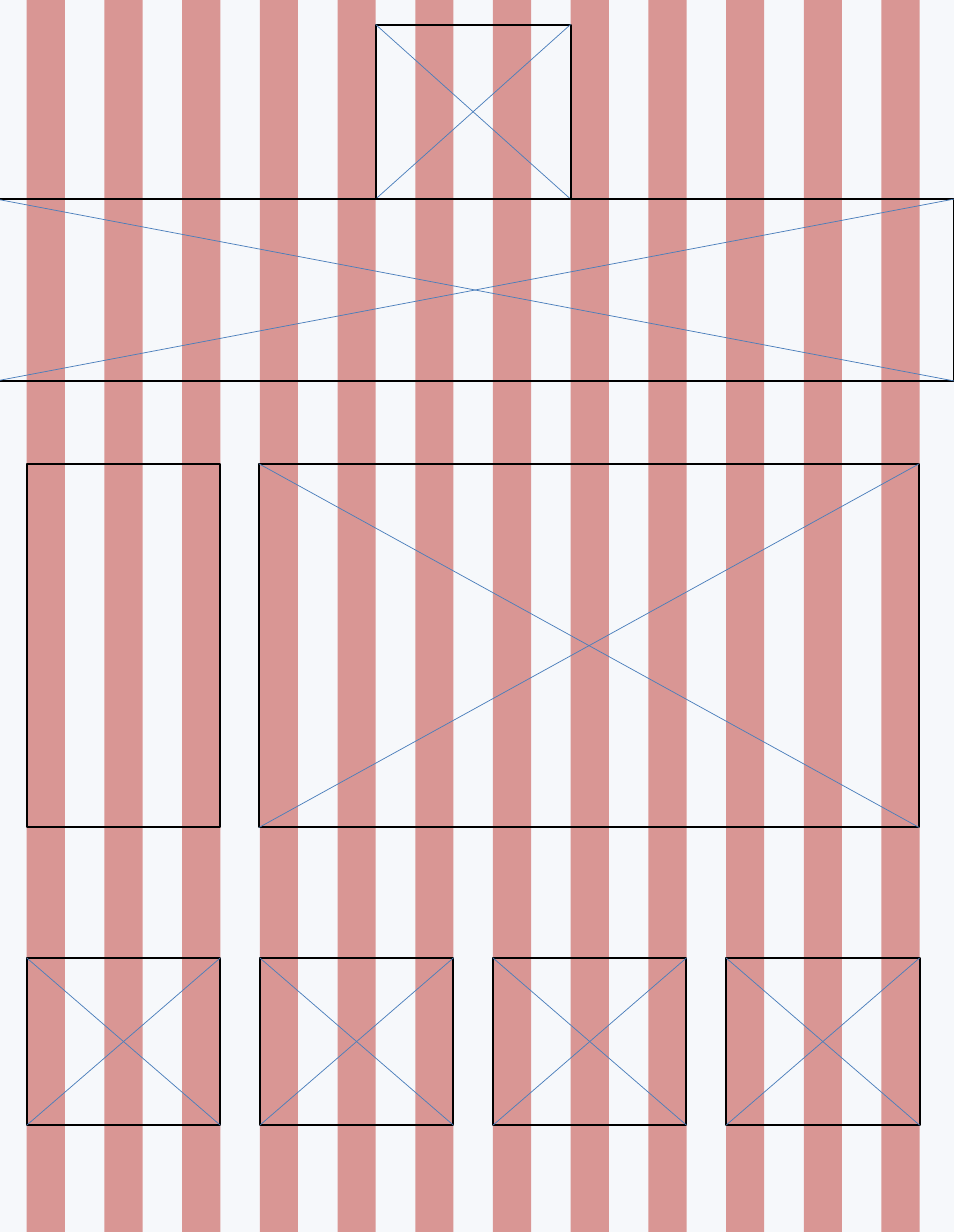
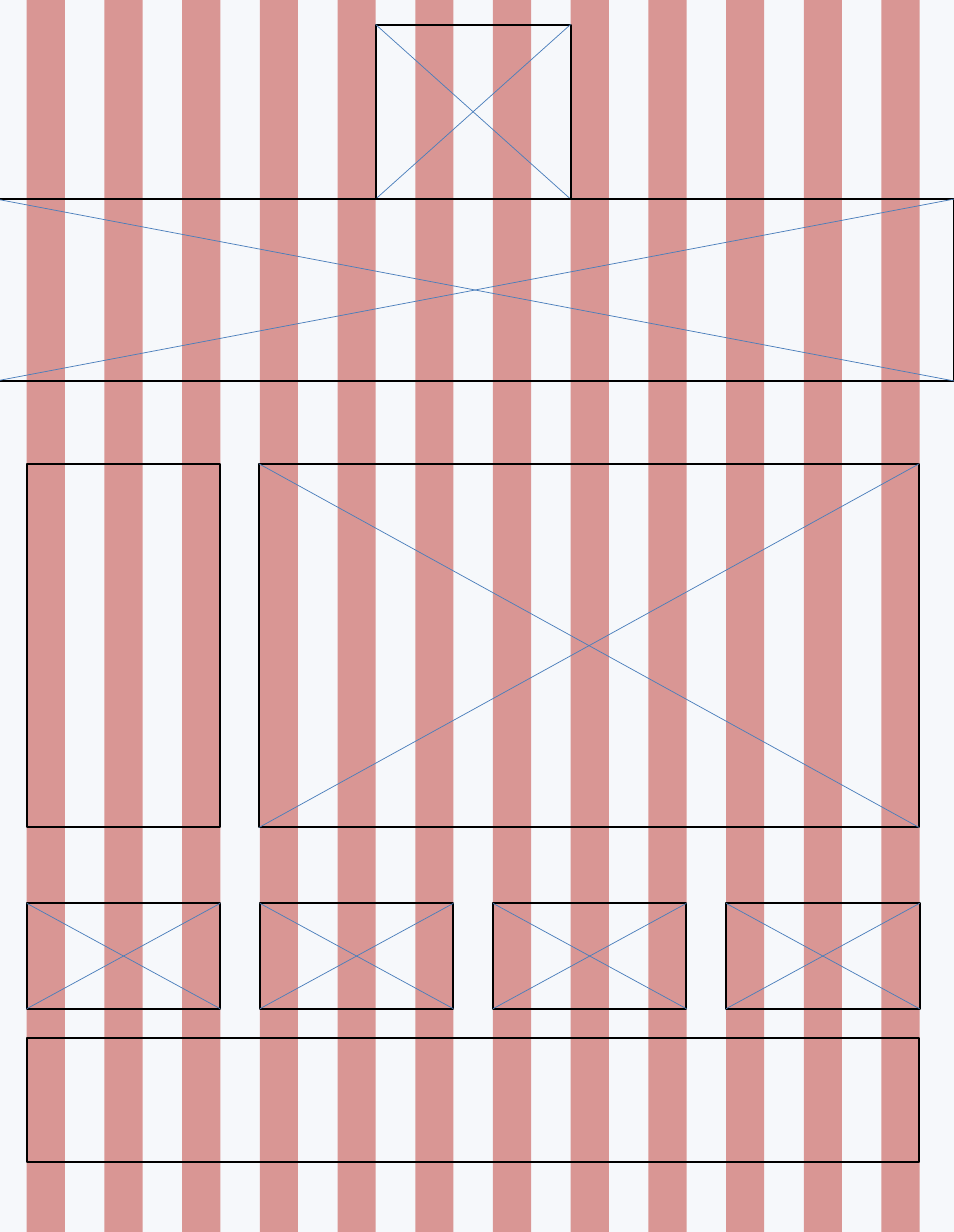
Before and after one commit to firsthaze/WebMidterm, a slide deck: slide 1 of SubPage_Wireframe.pptx. Drawn at 954x1232 pixels with LibreOffice and Linux fonts; fonts in the diff are those of the drawing. Boxes give left, top, right and bottom in pixels: in the first picture for what was removed or moved away, otherwise in the second. Text is boxed around its words. In the diff, an @@ line names an element or a change of style, - is before the commit and + after.

```diff
--- a/SubPage_Wireframe.pptx
+++ b/SubPage_Wireframe.pptx
@@ rectangle: place and size @@
-rectangle at bbox=[26, 958, 220, 1125]
+rectangle at bbox=[26, 903, 220, 1008]
@@ line moved from (26, 958) - (220, 1125) to (26, 903) - (220, 1008) @@
@@ line moved from (26, 1125) - (220, 958) to (26, 1008) - (220, 903) @@
@@ rectangle: place and size @@
-rectangle at bbox=[260, 958, 453, 1125]
+rectangle at bbox=[260, 903, 453, 1008]
@@ line moved from (260, 958) - (453, 1125) to (260, 903) - (453, 1008) @@
@@ line moved from (260, 1125) - (453, 958) to (260, 1008) - (453, 903) @@
@@ rectangle: place and size @@
-rectangle at bbox=[493, 958, 687, 1125]
+rectangle at bbox=[493, 903, 687, 1008]
@@ line moved from (493, 958) - (687, 1125) to (493, 903) - (687, 1008) @@
@@ line moved from (493, 1125) - (687, 958) to (493, 1008) - (687, 903) @@
@@ rectangle: place and size @@
-rectangle at bbox=[726, 958, 920, 1125]
+rectangle at bbox=[726, 903, 920, 1008]
@@ line moved from (726, 958) - (920, 1125) to (726, 903) - (920, 1008) @@
@@ line moved from (726, 1125) - (920, 958) to (726, 1008) - (920, 903) @@
@@ rectangle added at bbox=[26, 1038, 918, 1162], outline #000000 2 pt @@
```
Also in this commit, not shown: 25 other files.
